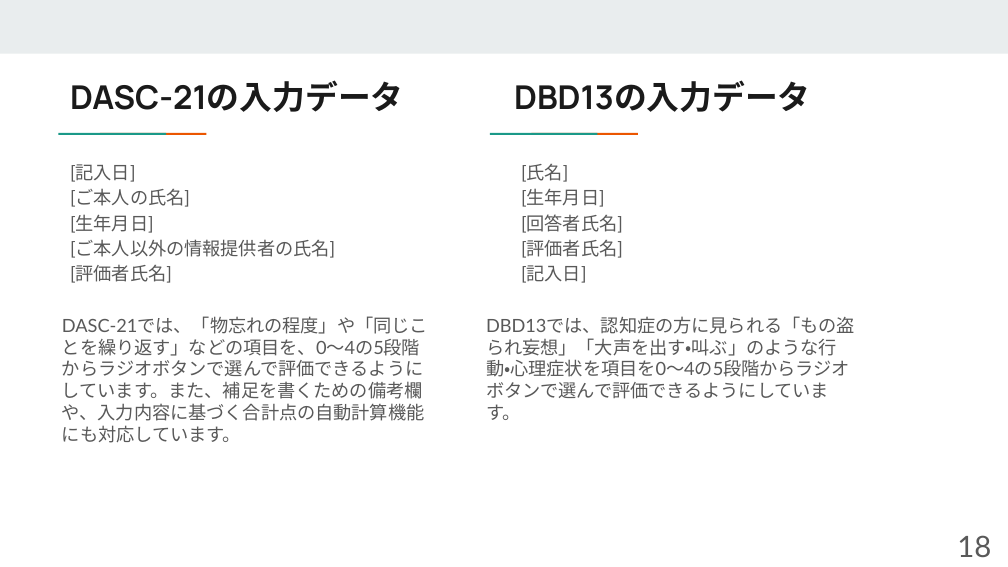
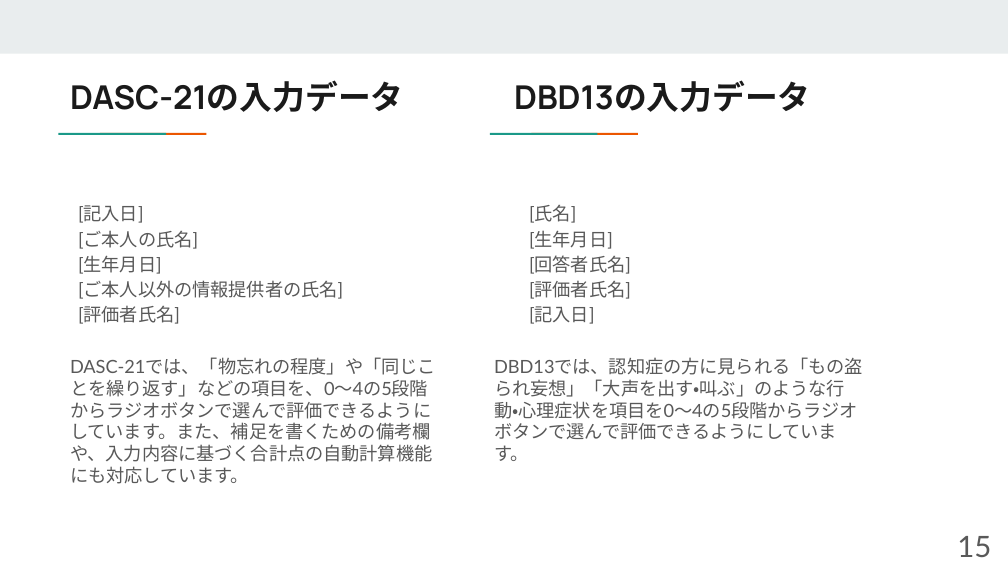
Before and after one commit to UMEZAWADAN/SD-5, a slide deck: slide 15 of SD-5.pptx (slide 18 before the commit). Drawn at 1008x567 pixels with LibreOffice and Linux fonts; fonts in the diff are those of the drawing. Boxes give left, top, right and bottom in pixels: in the first picture for what was removed or moved away, otherwise in the second. Text is boxed around its words. In the diff, an @@ line names an element or a change of style, - is before the commit and + after.

```diff
--- a/SD-5.pptx
+++ b/SD-5.pptx
@@ 4 texts: place and size @@
-4 texts at <box>62,164,855,443</box>
+4 texts at <box>70,205,863,484</box>
@@ page number at <box>957,536,991,557</box>: text changed @@
-18
+15
```
Also in this commit, not shown: 16 other slides changed, 10 slides added, 3 slides removed.
